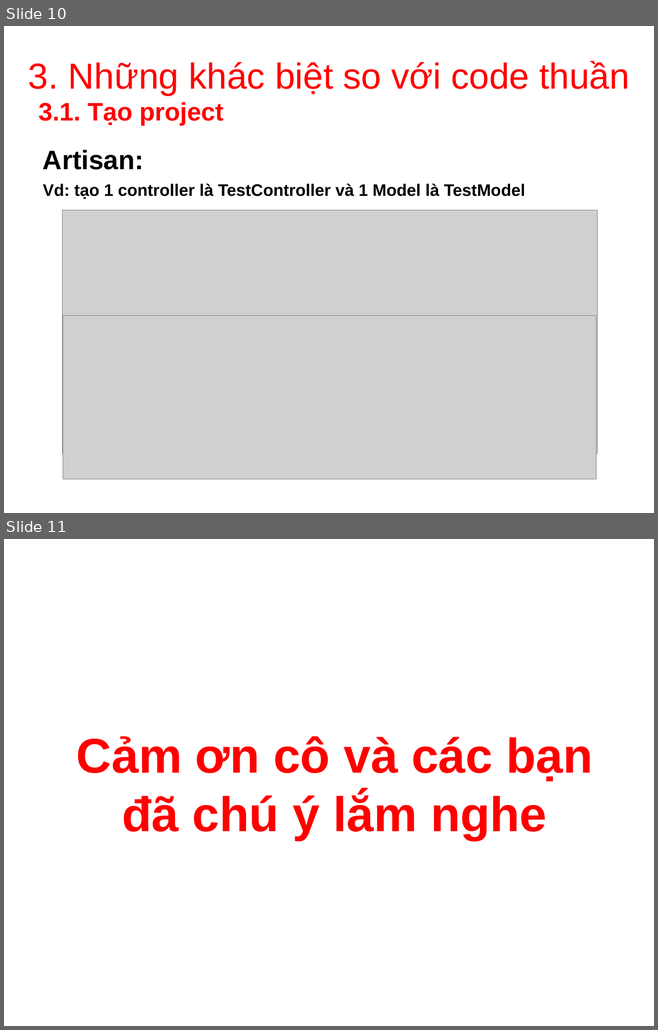
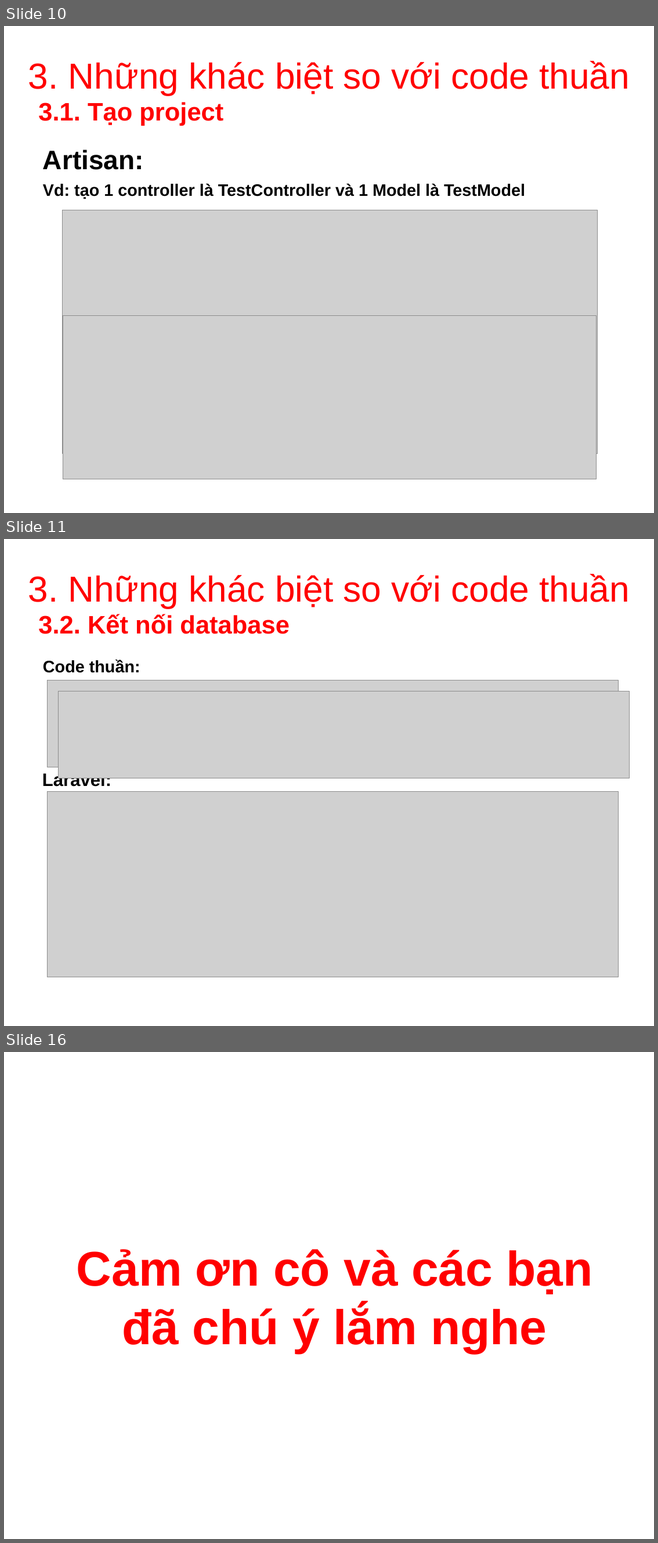
Before and after one commit to buckblack/CNPM_Nhom4_ca1, a slide deck: cnpm_laravel.ppt. Shown one above the other, each under a label of ours: slides 10 and 11 before the commit, slides 10, 11 and 16 after it; the slides between them are not shown. The pictures are 658x1030 and 658x1543 pixels, drawn with LibreOffice and Linux fonts; fonts in the diff are those of the drawing; grey boxes stand for pictures; background and template pictures are left out. Boxes give left, top, right and bottom in pixels: in the first picture for what was removed or moved away, otherwise in the second. Text is boxed around its words. In the diff, an @@ line names an element or a change of style, - is before the commit and + after.

Commit message:
laravel

```diff
--- a/cnpm_laravel.ppt
+++ b/cnpm_laravel.ppt
@@ slide 11 added at box(4, 539, 654, 1026), background picture (left out) @@
@@ title added at box(28, 574, 630, 608), 40 pt, text #FF0000 @@
+3. Những khác biệt so với code thuần
@@ text added at box(38, 614, 289, 634), 28 pt, text #FF0000, bold @@
+3.2. Kết nối database
@@ text added at box(43, 660, 140, 673), 18.5 pt, text #000000, bold @@
+Code thuần:
@@ picture added at box(48, 681, 618, 768) @@
@@ picture added at box(59, 691, 629, 778) @@
@@ text added at box(42, 772, 111, 790), 20 pt, text #000000, bold @@
+Laravel:
@@ picture added at box(48, 792, 618, 977) @@
@@ what was slide 11 is now slide 16 @@
```
Also in this commit, not shown: 4 other slides added.
